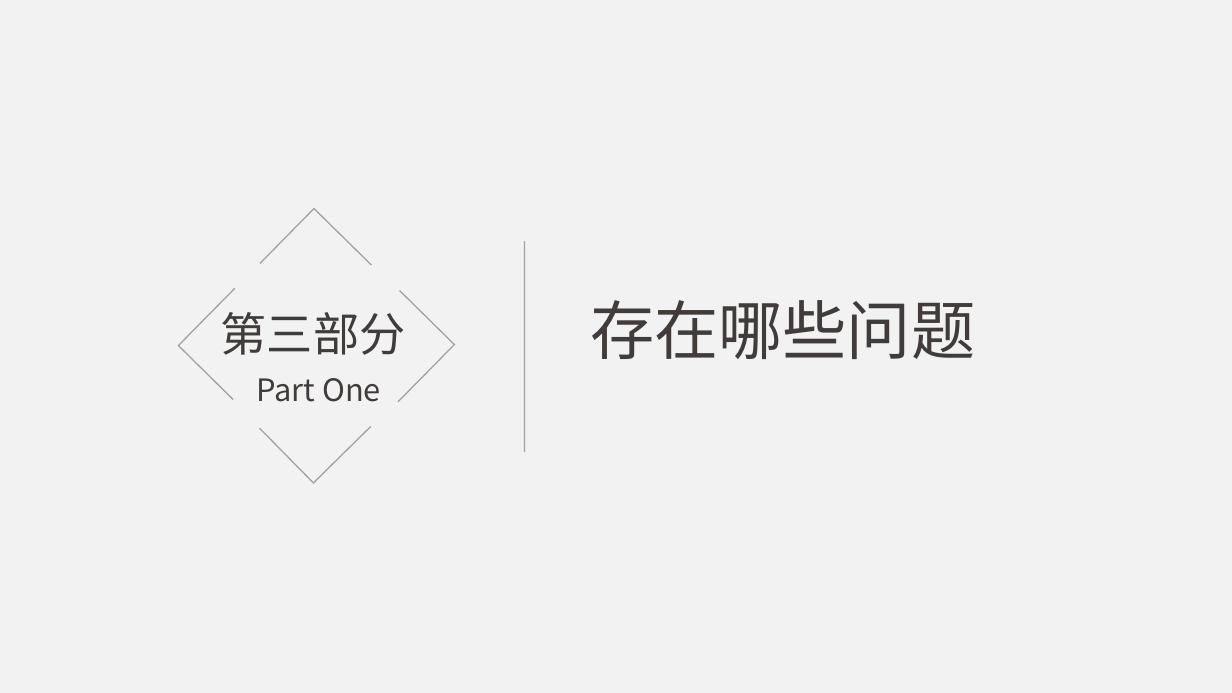
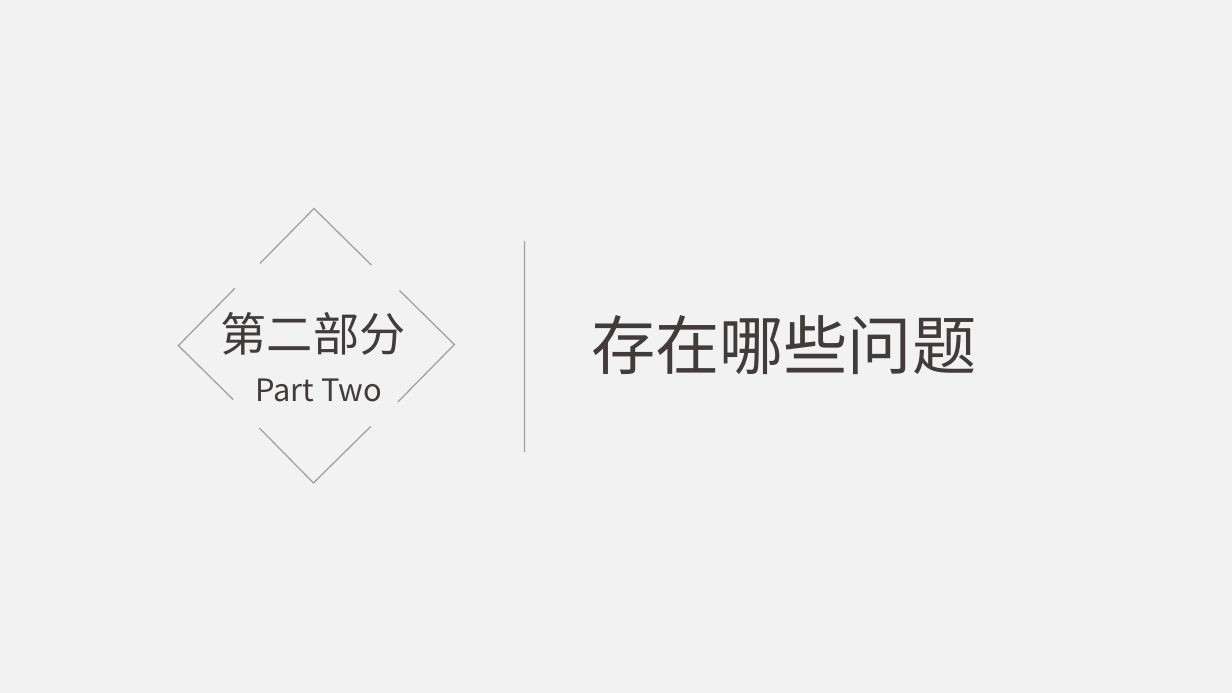
Before and after one commit to jungleguo/ReadNotes, a slide deck: slide 8 of 分享/自动化测试，到底该测些什么.pptx. Drawn at 1232x693 pixels with LibreOffice and Linux fonts; fonts in the diff are those of the drawing. Boxes give left, top, right and bottom in pixels: in the first picture for what was removed or moved away, otherwise in the second. Text is boxed around its words. In the diff, an @@ line names an element or a change of style, - is before the commit and + after.

```diff
--- a/分享/自动化测试，到底该测些什么.pptx
+++ b/分享/自动化测试，到底该测些什么.pptx
@@ text at box(221, 312, 406, 355): text changed @@
-第三部分
+第二部分
@@ text "存在哪些问题": place and size @@
-text "存在哪些问题" at box(590, 300, 975, 359)
+text "存在哪些问题" at box(591, 315, 976, 374)
@@ text at box(256, 378, 382, 402): text changed @@
-Part One
+Part Two
```
Also in this commit, not shown: 7 other slides changed, 2 slides added, 2 slides removed.
